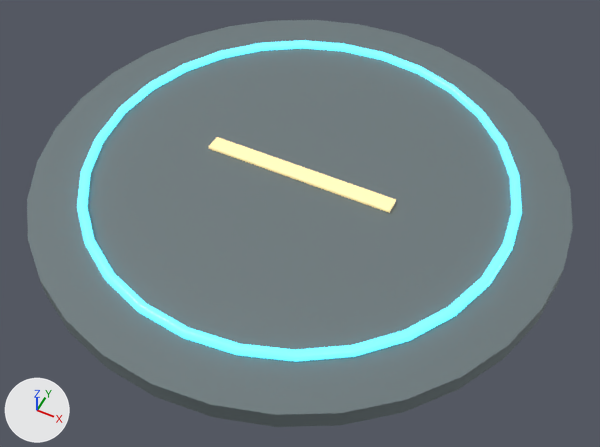
A saved change to the glTF model ui/3d/system-world/v2/pad.lod1.glb.
One viewpoint serves both versions: a camera (50 mm lens) standing at (3.96, -7.92, 9.11) and looking at (0.23, -0.45, -0.23). Lighting does not change. The marker at lower left points along +X, +Y and +Z. The older version comes first. Where no turn or scale is listed for an object, it has been applied to the vertices. Vertices at exactly the same position are counted once.

Objects in the first picture: 'structure'.
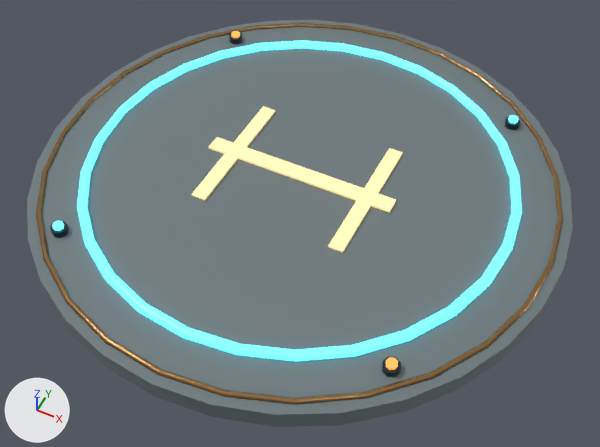
Changed parts and their boxes (x1, y1, x2, y2) in the pictures (600 x 447 px):
part 1 of me_pad_structure_001, added: after (508, 115, 519, 124)
part 2 of me_pad_structure_001, added: after (52, 221, 64, 231)
part 3 of me_pad_structure_001, added (beige): after (192, 106, 275, 200)
part 4 of me_pad_structure_001, added (beige): after (328, 148, 403, 253)
part 5 of me_pad_structure_001, added: after (505, 116, 521, 130)
part 6 of me_pad_structure_001, added: after (229, 33, 243, 44)
part 7 of me_pad_structure_001, added: after (50, 221, 69, 238)
part 8 of me_pad_structure_001, added: after (382, 357, 401, 377)
part 9 of me_pad_structure_001, added: after (231, 31, 240, 38)
part 10 of me_pad_structure_001, added: after (386, 357, 398, 370)
part 11 of me_pad_structure_001, added: after (36, 23, 563, 404)

Diff of the bpy script that builds the scene:
```diff
--- a/ui/3d/system-world/v2/pad.lod1.glb.py
+++ b/ui/3d/system-world/v2/pad.lod1.glb.py
@@ me_pad_structure_001 @@
-me_pad_structure_001.from_pydata(...)  # 217 vertices, 416 faces; spans x -4.0..4.0, y -4.0..4.0, z 0.0..0.41
+me_pad_structure_001.from_pydata(...)  # 506 vertices, 944 faces; spans x -4.0..4.0, y -4.0..4.0, z 0.0..0.44
+# me_pad_structure_001 part 1: a new loose piece, an 8-sided cylinder along z spanning x 2.43..2.59, y 2.43..2.59, z 0.395..0.445, in mat_city_cyan (cyan #55d0e7, glowing cyan #5ee5ff)
+# me_pad_structure_001 part 2: a new loose piece, an 8-sided cylinder along z spanning x -2.59..-2.43, y -2.59..-2.43, z 0.395..0.445, in mat_city_cyan (cyan #55d0e7, glowing cyan #5ee5ff)
+# me_pad_structure_001 part 3: a new loose piece, a box spanning x -1.21..-0.99, y -1.1..1.1, z 0.32..0.35, in mat_city_ivory (beige #e7ce99, glowing beige #d1bb8a)
+# me_pad_structure_001 part 4: a new loose piece, a box spanning x 0.99..1.21, y -1.1..1.1, z 0.32..0.35, in mat_city_ivory (beige #e7ce99, glowing beige #d1bb8a)
+# me_pad_structure_001 part 5: a new loose piece, an 8-sided cylinder along z spanning x 2.39..2.63, y 2.39..2.63, z 0.3..0.4, in mat_city_graphite (dark blue #323e46)
+# me_pad_structure_001 part 6: a new loose piece, an 8-sided cylinder along z spanning x -2.63..-2.39, y 2.39..2.63, z 0.3..0.4, in mat_city_graphite (dark blue #323e46)
+# me_pad_structure_001 part 7: a new loose piece, an 8-sided cylinder along z spanning x -2.63..-2.39, y -2.63..-2.39, z 0.3..0.4, in mat_city_graphite (dark blue #323e46)
+# me_pad_structure_001 part 8: a new loose piece, an 8-sided cylinder along z spanning x 2.39..2.63, y -2.63..-2.39, z 0.3..0.4, in mat_city_graphite (dark blue #323e46)
+# me_pad_structure_001 part 9: a new loose piece, an 8-sided cylinder along z spanning x -2.59..-2.43, y 2.43..2.59, z 0.395..0.445, in mat_city_warm (orange #d38e45, glowing orange #eda04f)
+# me_pad_structure_001 part 10: a new loose piece, an 8-sided cylinder along z spanning x 2.43..2.59, y -2.59..-2.43, z 0.395..0.445, in mat_city_warm (orange #d38e45, glowing orange #eda04f)
+# me_pad_structure_001 part 11: a new loose piece of 145 vertices spanning x -3.86..3.86, y -3.86..3.86, z 0.27..0.35, in mat_city_bronze (brown #a87c4c)
 me_pad_structure_001.materials.append(mat_city_stone)
@@ me_pad_structure_001 @@
 me_pad_structure_001.materials.append(mat_city_ivory)
+me_pad_structure_001.materials.append(mat_city_bronze)  # brown #a87c4c
+me_pad_structure_001.materials.append(mat_city_graphite)  # dark blue #323e46
+me_pad_structure_001.materials.append(mat_city_warm)  # orange #d38e45, glowing orange #eda04f
```
